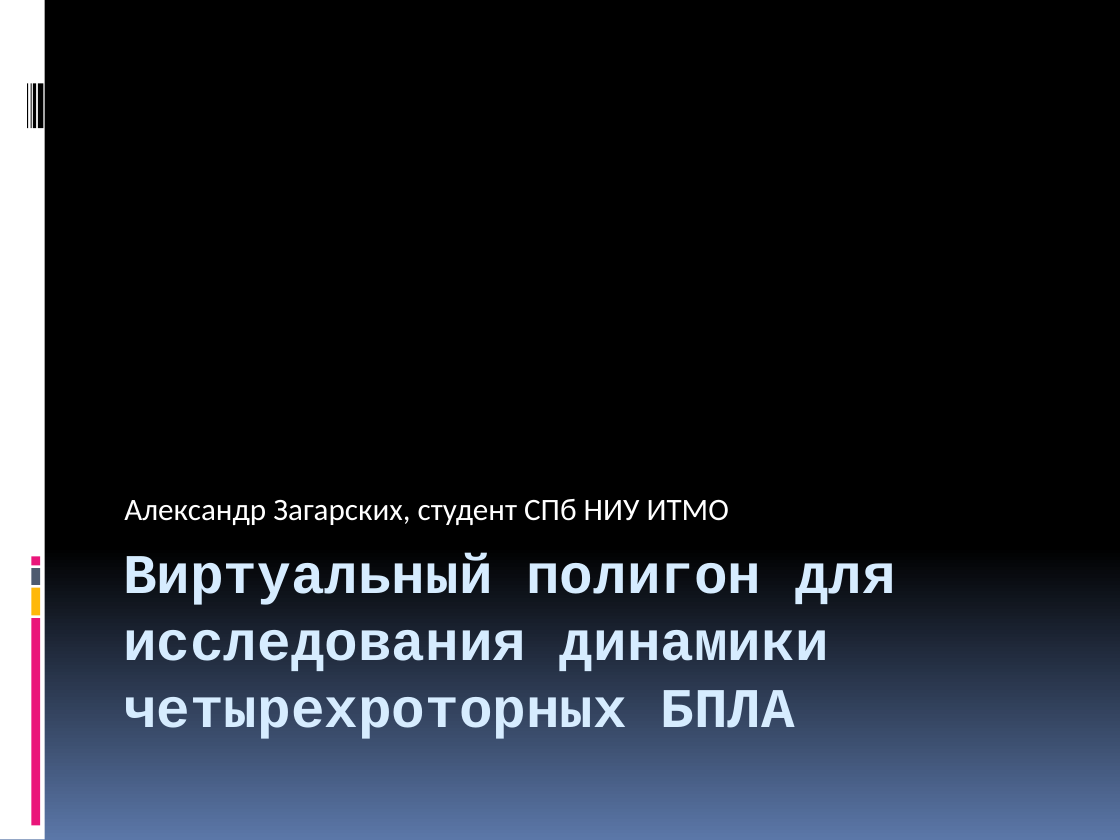
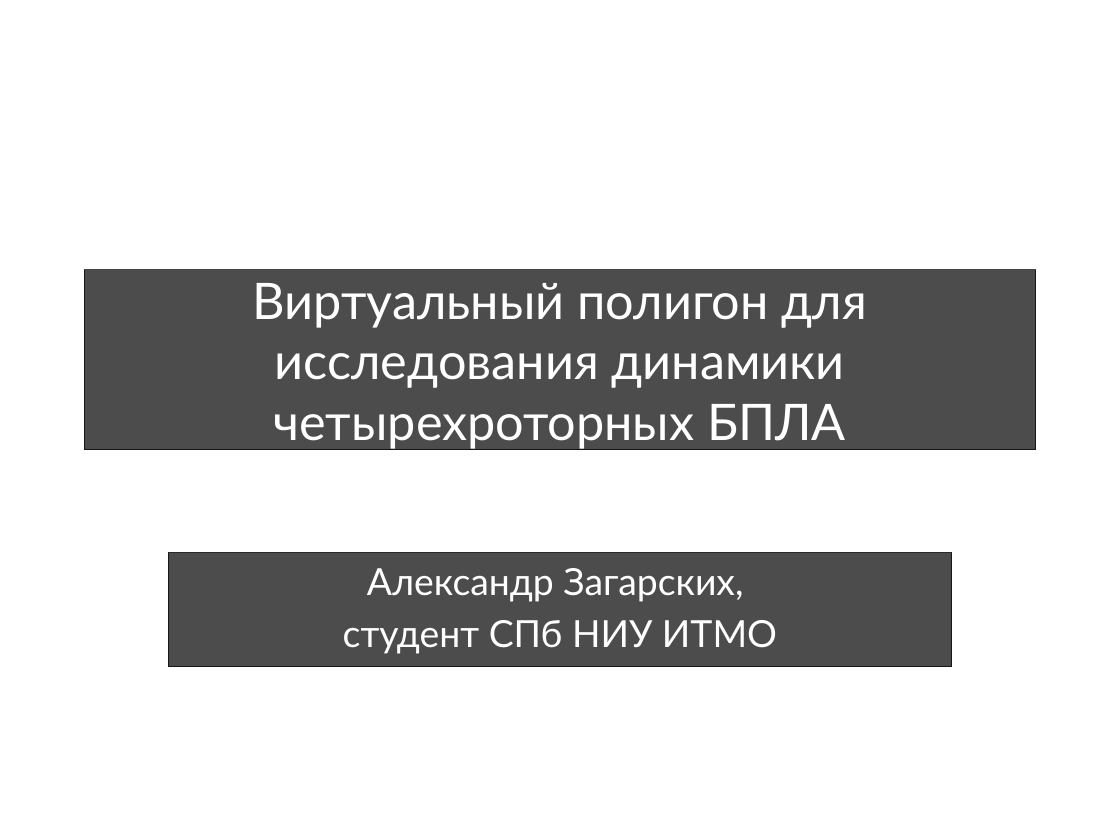
Before and after one commit to yaceq/quadro-xds, a slide deck: slide 1 of Docs/Medias2012.pptx. Drawn at 1120x840 pixels with LibreOffice and Linux fonts; fonts in the diff are those of the drawing; background and template pictures are left out. Boxes give left, top, right and bottom in pixels: in the first picture for what was removed or moved away, otherwise in the second. Text is boxed around its words. In the diff, an @@ line names an element or a change of style, - is before the commit and + after.

```diff
--- a/Docs/Medias2012.pptx
+++ b/Docs/Medias2012.pptx
@@ background gradient #000000 to #5B77A8 to picture (left out) @@
@@ rectangle removed at (0,0,45,840) @@
@@ rectangle removed at (27,83,28,128) @@
@@ rectangle removed at (30,83,31,128) @@
@@ rectangle removed at (32,83,36,128) @@
@@ rectangle removed at (38,83,44,128) @@
@@ title "Виртуальный полигон для исследования динамики ...": place and size @@
-title "Виртуальный полигон для исследования динамики ..." at (123,553,896,739)
+title "Виртуальный полигон для исследования динамики ..." at (84,270,1036,450)
@@ title "Виртуальный полигон для исследования динамики ..." at (84,270,1036,450): size 36 to 32.4 pt, font Courier New to Lato, text colour #D6ECFF to #FFFFFF, bold off; alignment left to centre; vertical alignment top to middle; fill none to #000000 at 70% opacity; outline none to #000000 0.75 pt @@
@@ rectangle removed at (31,568,40,585) @@
@@ rectangle removed at (31,557,40,566) @@
@@ subtitle "Александр Загарских,": place and size @@
-subtitle "Александр Загарских," at (124,499,729,525)
+subtitle "Александр Загарских," at (168,552,952,666)
@@ subtitle "Александр Загарских," at (168,552,952,666): vertical alignment bottom to top; fill none to #000000 at 70% opacity; outline none to #000000 0.75 pt @@
@@ subtitle at (343,568,777,654): text changed; size 20 to 24 pt; font Calibri to Lato @@
-Александр Загарских, студент СПб НИУ ИТМО
+Александр Загарских,
+студент СПб НИУ ИТМО
@@ rectangle removed at (31,588,40,616) @@
@@ rectangle removed at (31,618,40,825) @@
```
Also in this commit, not shown: 11 other slides changed, 1 slide added, 1 slide removed, 1 other file.
